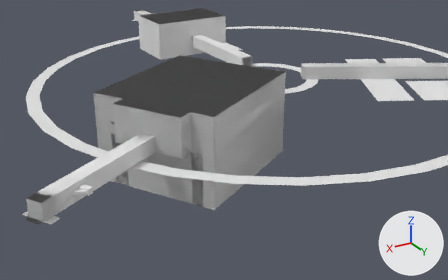
What one commit did to the Blender file JoGJ/Assets/Models/BaseMap_01.blend.
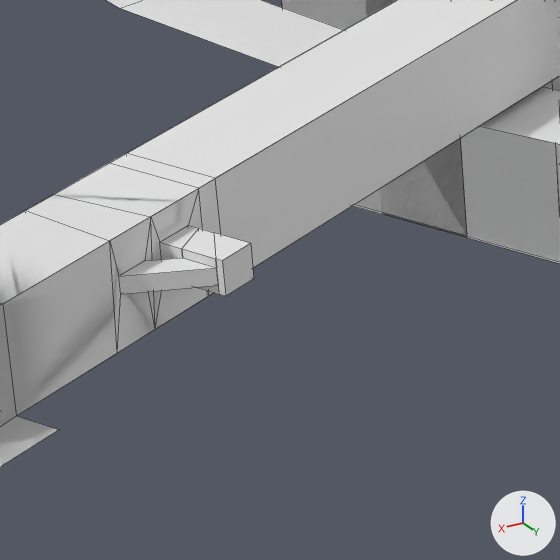
Each version is shown from a camera (50 mm lens) standing at (285.9, 406.9, 156.5) and looking at (92.3, 84.2, -4.9), then close up on the part from 11% to 32% of the width and 52% to 86% of the height. Lighting does not change. The marker at lower right points along +X, +Y and +Z. The close-ups show mesh edges as thin lines.
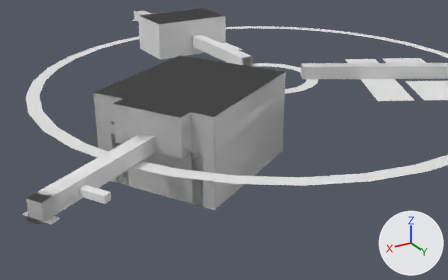
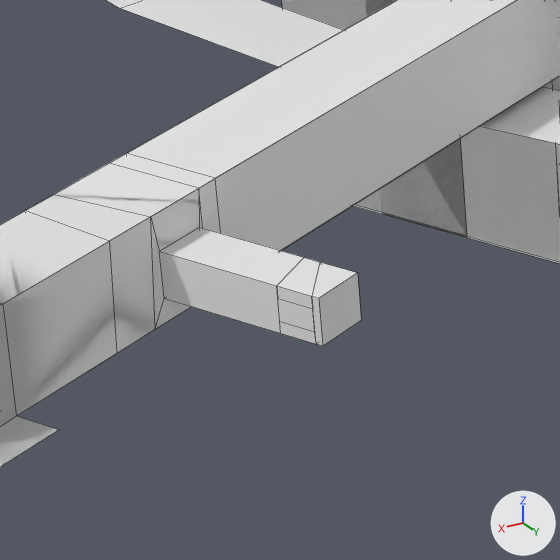
Scene script edits in JSON lines:
```json
{"block": "me_plane_037", "where": "# used by ob_plane_019; location = (121.8, 79.3, -8.1); rotation_euler = (0.0, 0.0, 2.094), in degrees (0, 0, 120); scale = (40.7, 23.6, 15.3)"}
{"op": "remove", "block": "me_plane_037", "code": "me_plane_037.from_pydata(...)  # 142 vertices, 146 faces; spans x -1.41..0.8, y -5.15..4.86, z -1.82..2.23"}
{"op": "add", "block": "me_plane_037", "code": "me_plane_037.from_pydata(...)  # 138 vertices, 140 faces; spans x -1.41..0.8, y -5.15..4.86, z -1.82..2.23"}
{"block": "me_plane_037", "change": "me_plane_037 part 1"}
{"block": "me_plane_037", "change": "8 vertices are removed from x -0.07..0.09, y -4.16..-3.94, z 0.88..0.99"}
{"block": "me_plane_037", "change": "12 faces are deleted"}
{"block": "me_plane_037", "change": "3 vertices in x -0.04..0.1, y -3.78, z 1.04 move by (0.26, 0.05, -0.05)"}
{"block": "me_plane_037", "change": "13 vertices move from x -0.07..0.1, y -3.94..-3.78, z 0.82..1.04 to x -0.07..0.36, y -3.95..-3.73, z 0.69..0.99"}
{"block": "me_plane_037", "change": "4 vertices are added at (0.25, -3.95, 0.77), (0.25, -3.95, 0.91), (0.34, -3.95, 0.77), (0.34, -3.95, 0.91)"}
{"block": "me_plane_037", "change": "6 new faces join them, mat_material_003 (white #e7e7e7)"}
```

Pixel boxes [x1, y1, x2, y2] of what changed, in the close-ups (560 x 560 px):
```json
{"part": 1, "of": "me_plane_037", "change": "cut back", "before": [110, 199, 254, 344], "after": [110, 197, 361, 346]}
```
